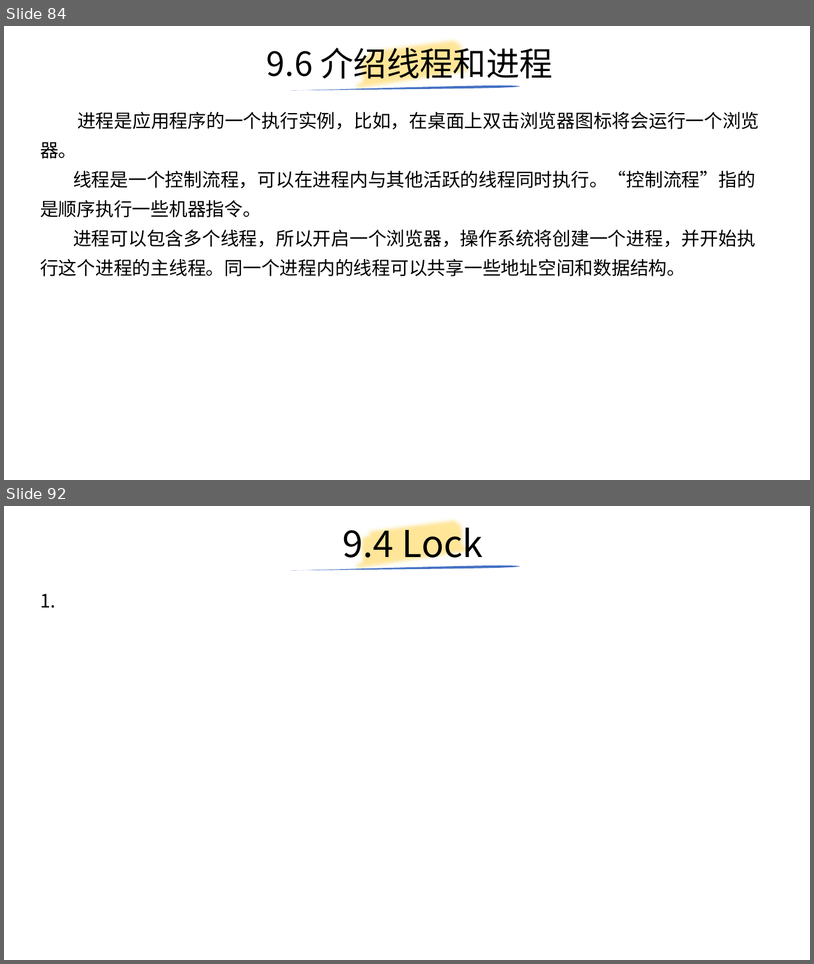
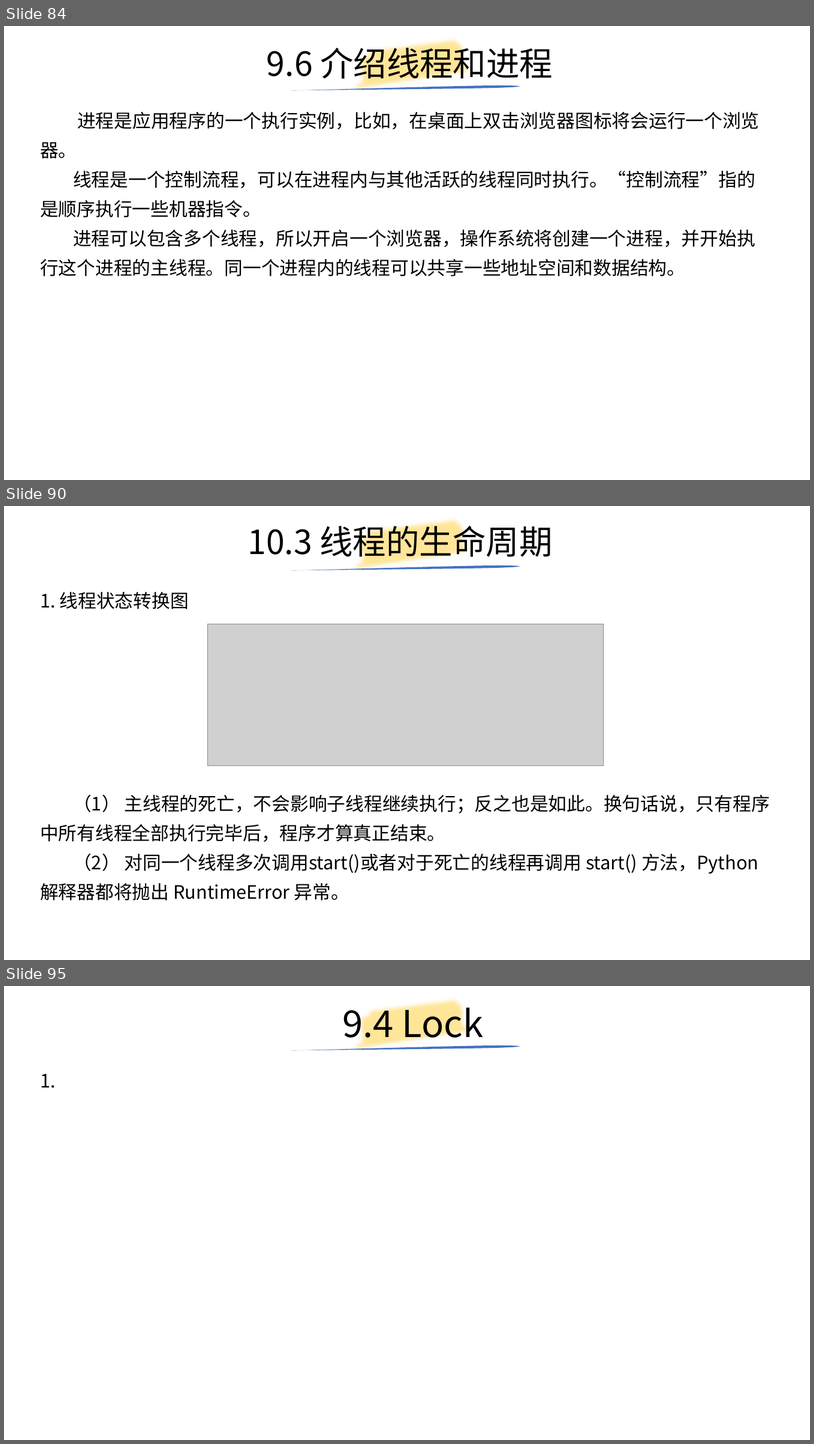
Before and after one commit to yiwenliu/CorePython, a slide deck: PPT/CorePython.pptx. Shown one above the other, each under a label of ours: slides 84 and 92 before the commit, slides 84, 90 and 95 after it; the slides between them are not shown. The pictures are 814x964 and 814x1444 pixels, drawn with LibreOffice and Linux fonts; fonts in the diff are those of the drawing; grey boxes stand for pictures. Boxes give left, top, right and bottom in pixels: in the first picture for what was removed or moved away, otherwise in the second. Text is boxed around its words. In the diff, an @@ line names an element or a change of style, - is before the commit and + after.

```diff
--- a/PPT/CorePython.pptx
+++ b/PPT/CorePython.pptx
@@ slide 90 added at [4,506,810,960], background #FFFFFF @@
@@ title added at [248,520,552,562], 39.6 pt, text #000000 @@
+10.3 线程的生命周期
@@ freeform shape added at [353,506,476,586], outline #FFE699 16 pt @@
@@ freeform shape added at [291,565,520,570], fill #4472C4 @@
@@ text added at [40,592,189,609], 22 pt, text #000000 @@
+1. 线程状态转换图
@@ picture added at [208,624,604,766] @@
@@ text added at [40,794,770,900], 22 pt, text #000000 @@
+（1） 主线程的死亡，不会影响子线程继续执行；反之也是如此。换句话说，只有程序中所有线程全部执行完毕后，程序才算真正结束。
+（2） 对同一个线程多次调用start()或者对于死亡的线程再调用 start() 方法，Python 解释器都将抛出 RuntimeError 异常。
@@ what was slide 92 is now slide 95 @@
```
Also in this commit, not shown: 2 slides changed, 8 other slides added, 3 slides removed, 8 other files.
